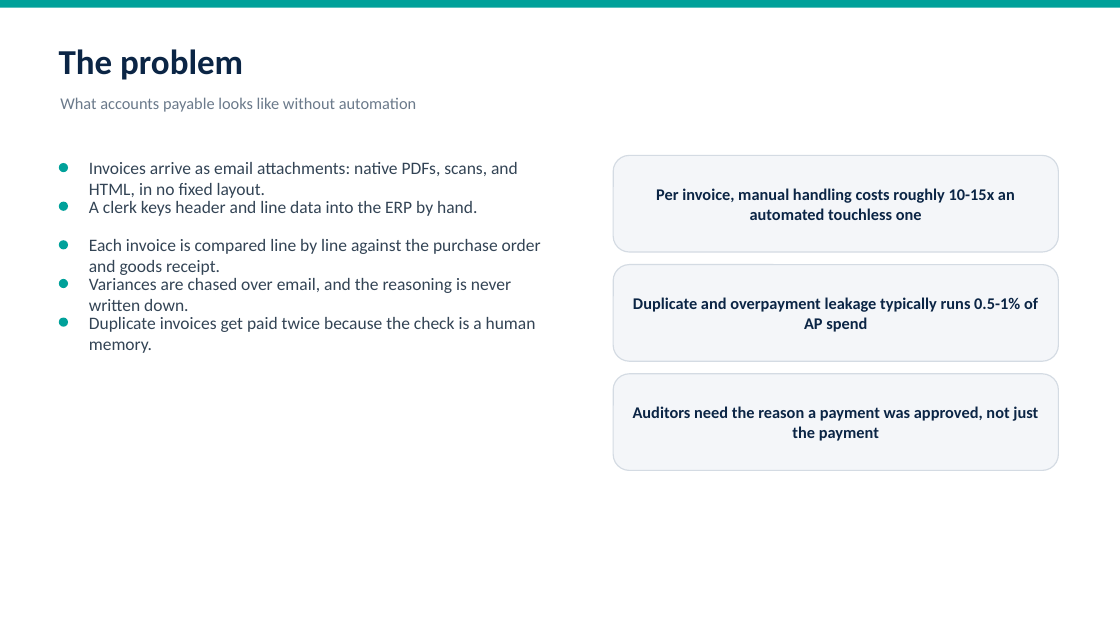
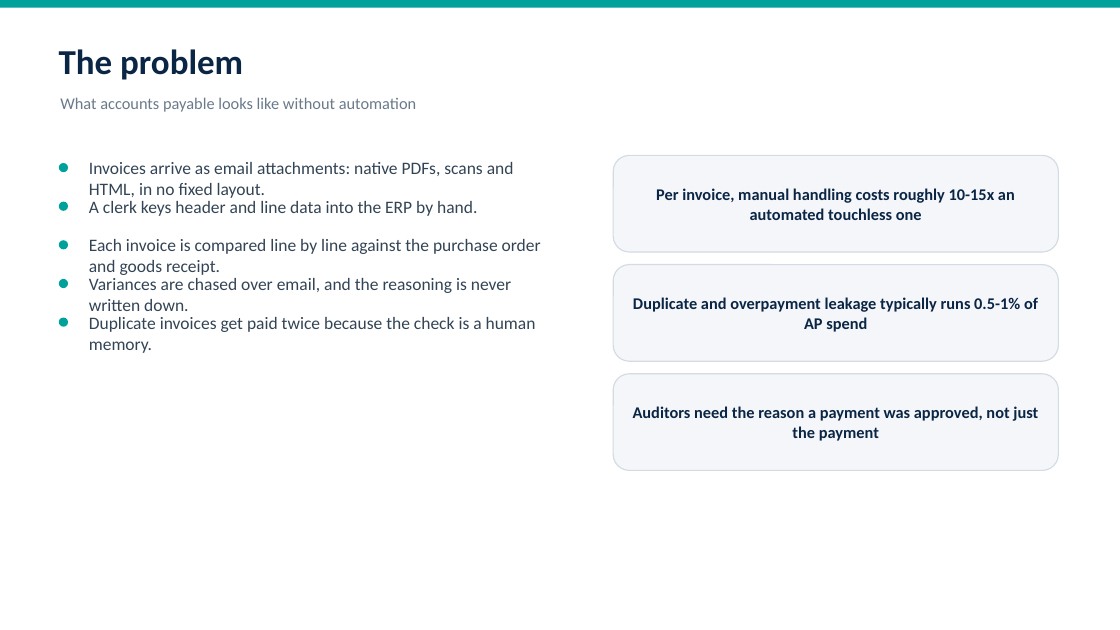
Before and after one commit to Ashutosh0428/invoice-to-payment-agent, a slide deck: slide 2 of docs/Invoice-to-Payment-Agent-Solution-Deck.pptx. Drawn at 1120x630 pixels with LibreOffice and Linux fonts; fonts in the diff are those of the drawing. Boxes give left, top, right and bottom in pixels: in the first picture for what was removed or moved away, otherwise in the second. Text is boxed around its words. In the diff, an @@ line names an element or a change of style, - is before the commit and + after.

```diff
--- a/docs/Invoice-to-Payment-Agent-Solution-Deck.pptx
+++ b/docs/Invoice-to-Payment-Agent-Solution-Deck.pptx
@@ text at (89, 162, 514, 198): text changed @@
-Invoices arrive as email attachments: native PDFs, scans, and HTML, in no fixed layout.
+Invoices arrive as email attachments: native PDFs, scans and HTML, in no fixed layout.
```
Also in this commit, not shown: 1 other slide changed, 4 other files.
